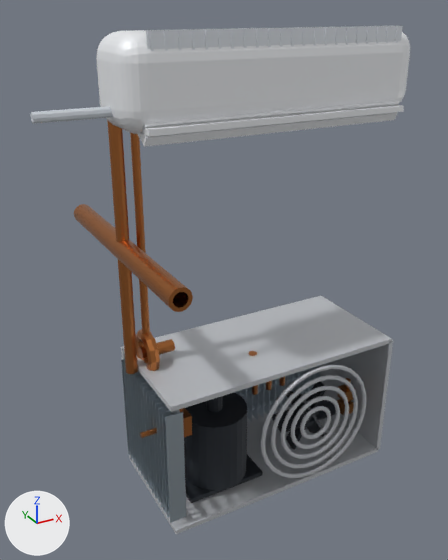
Renders of the glTF model assets/models/air_conditioner.glb from each side of a commit.
The view is the same before and after, from a 50 mm camera at (-1.8, -2.83, 1.47) aimed at (-0.18, 0.1, 0.0). Every picture has the same lights, and +X, +Y and +Z are marked at lower left. The first picture is the older version. Where no turn or scale is listed for an object, it has been applied to the vertices. Vertices at exactly the same position are counted once.

The older version as bpy lines, for what is in view:
```python
mat_material_6 = principled_material('Material_6')
mat_material_6.base_color = (0.527, 0.195, 0.0595)  # orange #c07a45
mat_material_6.metallic = 1.0
mat_material_6.roughness = 0.3
me_mesh_0 = bpy.data.meshes.new('Mesh_0')
me_mesh_0.from_pydata(...)  # 304 vertices, 600 faces; spans x -0.85..0.85, y -0.24..0.21, z 0.93..1.37
me_mesh_0.materials.append(mat_material_0)  # white #eef0f3
me_mesh_1 = bpy.data.meshes.new('Mesh_1')
me_mesh_1.from_pydata(...)  # 184 vertices, 276 faces; spans x -0.72..0.72, y -0.2..-0.18, z 1.08..1.38
me_mesh_1.materials.append(mat_material_1)  # white #dfe4ea
me_mesh_4 = bpy.data.meshes.new('Mesh_4')
me_mesh_4.from_pydata(...)  # 16 vertices, 24 faces; spans x -0.75..0.75, y -0.21..-0.04, z 0.89..1.06
me_mesh_4.materials.append(mat_material_4)  # white #eef0f3
me_mesh_6 = bpy.data.meshes.new('Mesh_6')
me_mesh_6.from_pydata(...)  # 286 vertices, 560 faces; spans x -0.84..-0.52, y -0.59..0.83, z -0.49..1.05
me_mesh_6.materials.append(mat_material_6)  # orange #c07a45
me_mesh_7 = bpy.data.meshes.new('Mesh_7')
me_mesh_7.from_pydata(...)  # 872 vertices, 1728 faces; spans x -0.75..0.76, y -0.37..0.38, z -1.28..-0.41
me_mesh_7.materials.append(mat_material_7)  # light grey #c9ccd1
ob_air_filter = bpy.data.objects.new('air_filter', me_mesh_1)
ob_air_filter.location = (0.0, 0.0, 0.0)
ob_indoor_housing = bpy.data.objects.new('indoor_housing', me_mesh_0)
ob_indoor_housing.location = (0.0, 0.0, 0.0)
ob_louver = bpy.data.objects.new('louver', me_mesh_4)
ob_louver.location = (0.0, 0.0, 0.0)
ob_outdoor_casing = bpy.data.objects.new('outdoor_casing', me_mesh_7)
ob_outdoor_casing.location = (0.0, 0.0, 0.0)
ob_refrigerant_lines = bpy.data.objects.new('refrigerant_lines', me_mesh_6)
ob_refrigerant_lines.location = (0.0, 0.0, 0.0)
# also in view: 'drain_pan' at (-0.25, -0.02, 1.04); 'compressor' at (-0.34, -0.06, -0.94); 'condenser_fan' at (0.2, -0.26, -0.85); 'condenser_coil' at (-0.03, 0.01, -0.85)
```
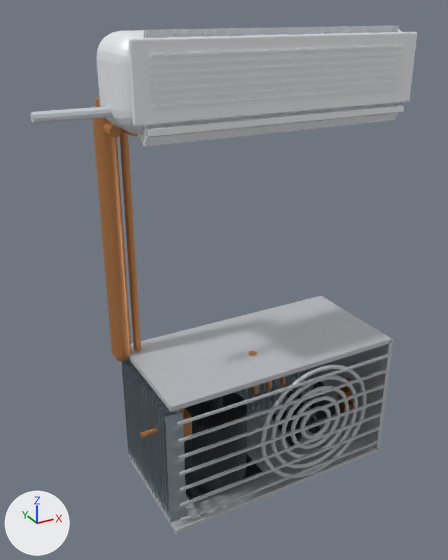
What differs and where, as boxes (x1, y1, x2, y2) in the pictures (448 x 560 px; the box of a moved part takes in the faces that stretch with it):
'outdoor_casing', reshaped
    before: (121, 296, 393, 534)
    after: (128, 296, 393, 534)
'indoor_housing', reshaped
    before: (96, 30, 410, 137)
    after: (96, 29, 417, 137)
'refrigerant_lines', surface changed, reshaped (57% narrower)
    before: (74, 120, 193, 374)
    after: (91, 98, 141, 361)
'air_filter', moved
    before: (146, 26, 403, 51)
    after: (143, 26, 399, 38)
part 1 of me_mesh_0, added
    after: (150, 45, 405, 57)
part 2 of me_mesh_0, added
    after: (128, 32, 417, 126)
part 4 of me_mesh_6, moved or reshaped
    before: (107, 120, 138, 374)
    after: (96, 98, 128, 361)
part 5 of me_mesh_6, moved or reshaped
    before: (74, 204, 193, 312)
    after: (91, 106, 131, 357)
part 6 of me_mesh_6, moved or reshaped
    before: (130, 132, 150, 363)
    after: (120, 131, 141, 351)
part 7 of me_mesh_6, added
    after: (102, 123, 121, 138)
part 8 of me_mesh_6, added
    after: (120, 128, 138, 136)
part 9 of me_mesh_6, deleted (orange)
    before: (136, 329, 160, 371)
part 10 of me_mesh_6, deleted
    before: (138, 339, 175, 359)
part 11 of me_mesh_7, added
    after: (181, 440, 378, 522)
part 12 of me_mesh_7, added
    after: (180, 427, 380, 507)
part 13 of me_mesh_7, added
    after: (180, 413, 382, 491)
part 14 of me_mesh_7, added
    after: (179, 399, 383, 476)
part 15 of me_mesh_7, added
    after: (179, 384, 385, 459)
part 16 of me_mesh_7, added
    after: (178, 369, 387, 443)
part 17 of me_mesh_7, added
    after: (177, 354, 389, 426)

Edits to the bpy script that builds the scene:
```text
Change mat_material_6:
    mat_material_6.metallic: 1.0 -> 0.55
Change me_mesh_0:
    remove me_mesh_0.from_pydata(...)  # 304 vertices, 600 faces; spans x -0.85..0.85, y -0.24..0.21, z 0.93..1.37
    add me_mesh_0.from_pydata(...)  # 512 vertices, 984 faces; spans x -0.85..0.85, y -0.24..0.21, z 0.93..1.37
    me_mesh_0 part 1: a new loose piece, a box spanning x -0.72..0.72, y -0.231..-0.219, z 1.274..1.286, in mat_material_0 (white #eef0f3)
    me_mesh_0 part 2: a new loose piece of 152 vertices spanning x -0.81..0.81, y -0.22..-0.2, z 0.99..1.35, in mat_material_0 (white #eef0f3)
    other edits to the shape of me_mesh_0 do not show in these pictures
Change me_mesh_1:
    remove me_mesh_1.from_pydata(...)  # 184 vertices, 276 faces; spans x -0.72..0.72, y -0.2..-0.18, z 1.08..1.38
    add me_mesh_1.from_pydata(...)  # 184 vertices, 276 faces; spans x -0.72..0.72, y -0.17..-0.15, z 1.08..1.38
    me_mesh_1 part 3: the whole mesh is moved by (0.0, 0.03, 0.0)
Change me_mesh_6:
    remove me_mesh_6.from_pydata(...)  # 286 vertices, 560 faces; spans x -0.84..-0.52, y -0.59..0.83, z -0.49..1.05
    add me_mesh_6.from_pydata(...)  # 208 vertices, 400 faces; spans x -0.84..-0.65, y 0.12..0.34, z -0.45..1.05
    me_mesh_6 part 4: the loose piece of 26 vertices spanning x -0.81..-0.75, y 0.09..0.16, z -0.45..1.05 is moved by (0.0, 0.16, 0.0)
    me_mesh_6 part 5: the loose piece of 112 vertices spanning x -0.84..-0.72, y -0.59..0.83, z 0.24..0.36 is turned -90 degrees about the x axis through its middle, then moved by (0.0, 0.16, 0.0)
    me_mesh_6 part 6: the loose piece of 26 vertices spanning x -0.7..-0.66, y 0.1..0.14, z -0.45..1.05 is moved by (0.0, 0.16, 0.0)
    me_mesh_6 part 7: a new loose piece, a 10-sided cylinder along y spanning x -0.809..-0.751, y 0.12..0.28, z 0.88..0.94, in mat_material_6 (orange #c98a55)
    me_mesh_6 part 8: a new loose piece, a 10-sided cylinder along y spanning x -0.709..-0.651, y 0.12..0.28, z 0.88..0.94, in mat_material_6 (orange #c98a55)
    me_mesh_6 part 9: the loose piece of 96 vertices spanning x -0.71..-0.64, y -0.02..0.25, z -0.49..-0.21 is deleted
    me_mesh_6 part 10: the loose piece of 26 vertices spanning x -0.72..-0.52, y 0.09..0.16, z -0.38..-0.31 is deleted
Change me_mesh_7:
    remove me_mesh_7.from_pydata(...)  # 872 vertices, 1728 faces; spans x -0.75..0.76, y -0.37..0.38, z -1.28..-0.41
    add me_mesh_7.from_pydata(...)  # 928 vertices, 1812 faces; spans x -0.75..0.76, y -0.38..0.38, z -1.28..-0.41
    me_mesh_7 part 11: a new loose piece, a box spanning x -0.72..0.72, y -0.382..-0.368, z -1.187..-1.173, in mat_material_7 (light grey #c9ccd1)
    me_mesh_7 part 12: a new loose piece, a box spanning x -0.72..0.72, y -0.382..-0.368, z -1.077..-1.063, in mat_material_7 (light grey #c9ccd1)
    me_mesh_7 part 13: a new loose piece, a box spanning x -0.72..0.72, y -0.382..-0.368, z -0.967..-0.953, in mat_material_7 (light grey #c9ccd1)
    me_mesh_7 part 14: a new loose piece, a box spanning x -0.72..0.72, y -0.382..-0.368, z -0.857..-0.843, in mat_material_7 (light grey #c9ccd1)
    me_mesh_7 part 15: a new loose piece, a box spanning x -0.72..0.72, y -0.382..-0.368, z -0.747..-0.733, in mat_material_7 (light grey #c9ccd1)
    me_mesh_7 part 16: a new loose piece, a box spanning x -0.72..0.72, y -0.382..-0.368, z -0.637..-0.623, in mat_material_7 (light grey #c9ccd1)
    me_mesh_7 part 17: a new loose piece, a box spanning x -0.72..0.72, y -0.382..-0.368, z -0.527..-0.513, in mat_material_7 (light grey #c9ccd1)
```
